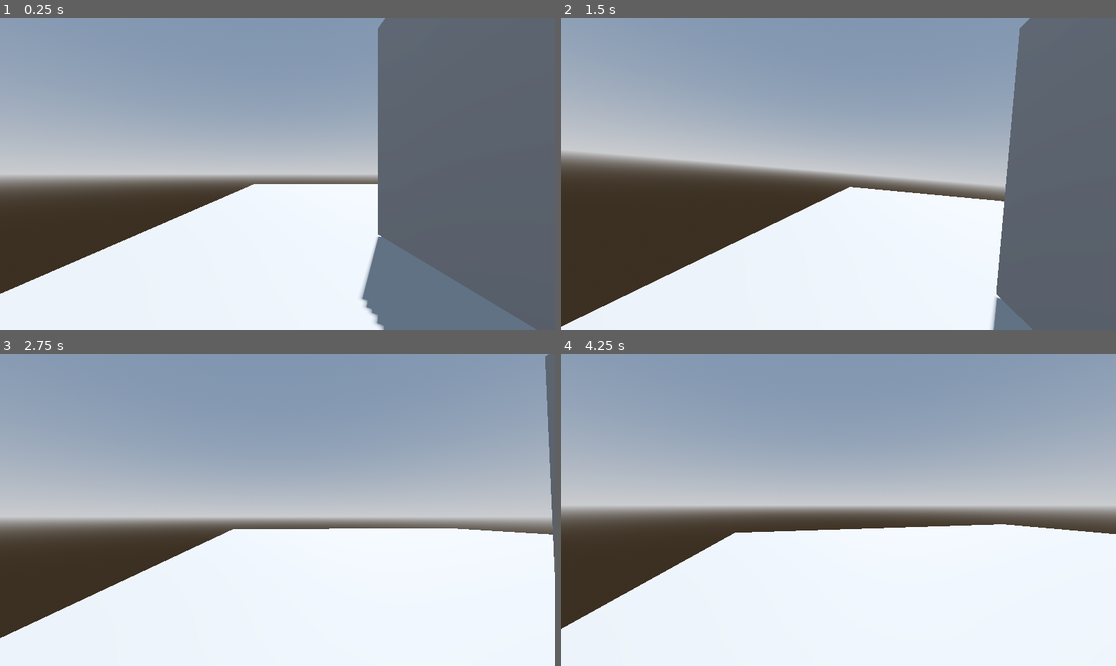
Above: before the commit, frames 1-4 (two rows, left to right).
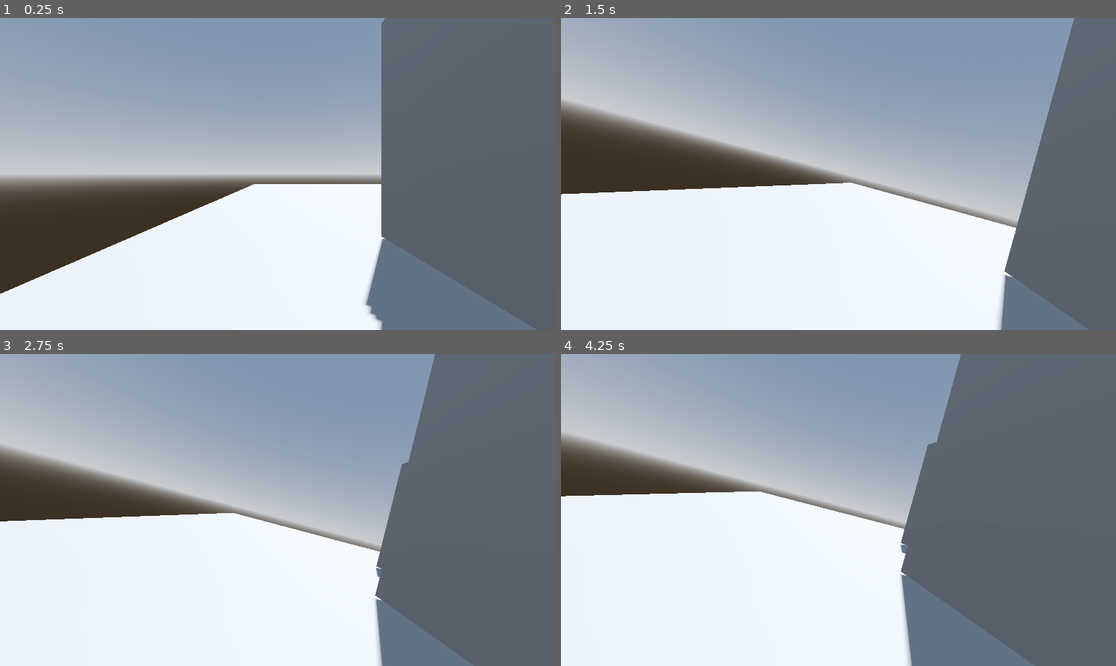
Above: after the commit, the same moments.

Repository: PrayandCray/3d-parkour-game
Game: Godot game, scene res://main.tscn
The game is run twice, just before and just after one commit, with the same random seed, the same clock (stepped at 60 frames per second) and the same inputs.
Inputs (mouse positions are in pixels of both pictures, inside the frame that each line leads up to):
- Up to frame 1 (0.25 s): no input
- Up to frame 2 (1.5 s): tap Enter at 0.5 s; move the mouse to (866, 174) at 0.52 s; hold Ctrl (Slide) 0.53-1.28 s; hold W (Forward) from 0.53 s (still down); tap Space (Jump) at 0.77, 0.8, 1.07, 1.35 s; move the mouse to (810, 174) at 1.27 s
- Up to frame 3 (2.75 s): keep holding W (Forward); tap Space (Jump) at 1.52, 1.82, 2.3 s; tap Ctrl (Slide) at 1.55 s; move the mouse to (288, 503) at 2.02 s; hold Ctrl (Slide) from 2.03 s (still down)
- Up to frame 4 (4.25 s): keep holding W (Forward); move the mouse to (832, 516) at 2.77 s; release Ctrl (Slide) at 2.78 s; tap Shift (Sprint) at 2.85 s; tap Space (Jump) at 3.02, 3.32, 3.77, 3.8, 4.07 s; tap Ctrl (Slide) at 3.05 s; move the mouse to (877, 513) at 3.52 s; hold Ctrl (Slide) from 3.53 s (still down)

The runs differ from the first frame. In frame 1, 0.7% of the frame differs, in the area x 29-70%, y 2-100%; in frame 2, 27%; in frame 3, 49%; in frame 4, 56%, in the area x 0-100%, y 0-100%.
Error after the commit: Invalid assignment of property or key 'rotation' with value of type 'Vector3' on a base object of type 'null instance'. (res://player.gd:104)

Commit message:
bugfixing! cleaned up stuff
I fixed the collision shape malfunction glitch, added the fov change back in, fixed the headbob problems, and some changes here and there.

Diff:
--- a/player.gd
+++ b/player.gd
@@ -1,5 +1,6 @@
 extends CharacterBody3D
 
+@onready var screen_output: CanvasLayer = $OnscreenOutput
 @onready var head: Node3D = $Head
 @onready var camera: Camera3D = $Head/Camera3D
 @onready var raycast: RayCast3D = $Head/RayCast3D
@@ -18,6 +19,9 @@
 const BASE_FOV = 72.0
 const FOV_CHANGE = 1.5
 
+var collision_shape_check = true
+var t_bob_check = true
+var state: PlayerState = PlayerState.MOVING
 var speed: float = WALK_SPEED
 var current_height = 1
 var target_height
@@ -31,7 +35,7 @@
 	SLIDE,
 	MOVING
 }
-var state: PlayerState = PlayerState.MOVING
+
 
 func _ready():
 	Input.set_mouse_mode(Input.MOUSE_MODE_CAPTURED)
@@ -44,7 +48,6 @@
 		head.rotation.x = clamp(head.rotation.x, deg_to_rad(-40), deg_to_rad(60))
 
 func _physics_process(delta: float) -> void:
-	print(state)
 	velocity += get_gravity() * delta
 
 	match state:
@@ -63,12 +66,8 @@
 	if Input.is_action_just_pressed("ui_down"):
 		Input.set_mouse_mode(Input.MOUSE_MODE_CAPTURED)
 
-	if Input.is_action_just_released("Slide"):
-		sliding = false
-		print("released")
-		collision_shape.rotation = Vector3.ZERO
-		mesh.rotation = Vector3.ZERO
-		state = PlayerState.MOVING
+	if Input.is_action_just_released("Slide") and is_on_floor():
+		reset_pos(delta)
 
 	move_and_slide()
 
@@ -77,7 +76,7 @@
 
 	if not is_on_floor() and not Input.is_action_just_pressed("Slide"):
 		state = PlayerState.IN_AIR
-	elif Input.is_action_just_pressed("Slide"):
+	elif Input.is_action_just_pressed("Slide") and is_on_floor():
 		state = PlayerState.SLIDE
 
 func state_in_air(delta: float) -> void:
@@ -85,6 +84,7 @@
 	handle_movement(delta)
 
 	if is_on_floor() and not Input.is_action_pressed("Slide"):
+		collision_shape_check = false
 		state = PlayerState.MOVING
 
 func state_slide(delta: float) -> void:
@@ -93,13 +93,18 @@
 	if not is_on_floor() and not Input.is_action_pressed("Slide"):
 		state = PlayerState.IN_AIR
 	elif not Input.is_action_pressed("Slide"):
-		sliding = false
-		collision_shape.rotation = Vector3.ZERO
-		mesh.rotation = Vector3.ZERO
-		state = PlayerState.MOVING
-		collision_shape.disabled = false
-		slide_collision_shape.disabled = true
-
+		reset_pos(delta)
+
+func jump(delta: float) -> void:
+	velocity.y = JUMP_VELOCITY
+	jump_stored = false
+
+func reset_pos(delta: float) -> void:
+	sliding = false
+	mesh.rotation = Vector3.ZERO
+	collision_shape.disabled = false
+	slide_collision_shape.disabled = true
+	state = PlayerState.MOVING
 
 func headbob(time) -> Vector3:
 	var pos = Vector3.ZERO
@@ -109,11 +114,23 @@
 	return pos
 
 func handle_movement(delta):
+	if collision_shape_check == false:
+		reset_pos(delta)
+		collision_shape_check = true
+
 	var input_dir := Input.get_vector("Strafe Left", "Strafe Right", "Forward", "Strafe Backwards")
 	var direction := (transform.basis * Vector3(input_dir.x, 0, input_dir.y)).normalized()
 
-	velocity.x = lerp(velocity.x, direction.x * speed, delta * 7.0)
-	velocity.z = lerp(velocity.z, direction.z * speed, delta * 7.0)
+	if is_on_floor():
+		velocity.x = lerp(velocity.x, direction.x * speed, delta * 7.0)
+		velocity.z = lerp(velocity.z, direction.z * speed, delta * 7.0)
+	else:
+		velocity.x = lerp(velocity.x, direction.x * speed, delta * 0.8)
+		velocity.z = lerp(velocity.z, direction.z * speed, delta * 0.8)
+
+	var velocity_clamped = clamp(velocity.length(), 0.5, SPRINT_SPEED * 2)
+	var target_fov = BASE_FOV + FOV_CHANGE * velocity_clamped
+	camera.fov = lerp(camera.fov, target_fov, delta * 8)
 
 	camera.rotation.z = lerp(camera.rotation.z, 0.0, delta * 6.0)
 
@@ -127,14 +144,33 @@
 		jump_stored = false
 
 	# headbob
+
 	if direction.length() > 0.01 and is_on_floor() and state != PlayerState.SLIDE:
-		t_bob += delta * velocity.length()
-		camera.transform.origin = headbob(t_bob)
+		if t_bob_check == false:
+			t_bob = 0
+			t_bob_check = true
+		else:
+			t_bob += delta * velocity.length()
+			camera.transform.origin = headbob(t_bob)
 	else:
 		camera.transform.origin = camera.transform.origin.lerp(Vector3.ZERO, delta * 5.0)
 
 	if state == PlayerState.MOVING and Input.is_action_just_pressed("Slide") and is_on_floor():
 		state = PlayerState.SLIDE
+
+	if direction.length() > 0.001:
+		var target = 0.0
+		var current_cam_y = camera.transform.origin.y
+		var current_cam_x = camera.transform.origin.x
+
+		camera.transform.origin.y = lerp(current_cam_y, target, delta * smooth_speed)
+		camera.transform.origin.x = lerp(current_cam_x, target, delta * smooth_speed)
+
+		velocity.x = lerp(velocity.x, direction.x * speed, delta * 7.0)
+		velocity.z = lerp(velocity.z, direction.z * speed, delta * 7.0)
+
+	else:
+		t_bob_check = false
 
 func handle_slide(delta):
 	collision_shape.disabled = true
@@ -144,9 +180,20 @@
 	velocity.z = lerp(velocity.z, 0.0, delta * 0.8)
 
 	sliding = true
-	camera.rotation.z = lerp(camera.rotation.z, deg_to_rad(15), delta * 6.0)
-	collision_shape.rotation.x = deg_to_rad(85)
-	mesh.rotation.x = deg_to_rad(85)
+	camera.rotation.z = lerp(camera.rotation.z, deg_to_rad(15), delta * 8.0)
+	camera.transform.origin.x = -0.4
+	camera.transform.origin.y = -0.1
+
+	# lerp slide
+	var target_rot = deg_to_rad(85)
+	var lerp_speed = 6.0
+
+	mesh.rotation.x = lerp_angle(mesh.rotation.x, target_rot, lerp_speed * delta)
+
+	if Input.is_action_just_pressed("Jump") and is_on_floor():
+		reset_pos(delta)
+		state = PlayerState.MOVING
+		jump(delta)
 
 func start_wallrun(normal: Vector3) -> void:
 	var wall_forward = velocity - normal * velocity.dot(normal)
--- a/player.tscn
+++ b/player.tscn
@@ -1,17 +1,20 @@
-[gd_scene load_steps=5 format=3 uid="uid://mxixbnrdjvtt"]
+[gd_scene load_steps=6 format=3 uid="uid://mxixbnrdjvtt"]
 
 [ext_resource type="Script" uid="uid://b71ta0vvrq8o4" path="res://player.gd" id="1_4flbx"]
+[ext_resource type="PackedScene" uid="uid://bjetmrco2b8bw" path="res://addons/onscreen_output/output.tscn" id="2_onrkg"]
 
 [sub_resource type="CapsuleMesh" id="CapsuleMesh_onrkg"]
 
 [sub_resource type="ConvexPolygonShape3D" id="ConvexPolygonShape3D_i3pqv"]
 points = PackedVector3Array(-0.125207, -0.532801, -0.480507, 0.0227831, 0.47607, 0.498884, 0.169713, 0.559144, 0.464172 …(924 unchanged characters)…
 
-[sub_resource type="BoxShape3D" id="BoxShape3D_4flbx"]
-size = Vector3(1, 0.789978, 1.95129)
+[sub_resource type="BoxShape3D" id="BoxShape3D_onrkg"]
+size = Vector3(1, 2, 1)
 
 [node name="Player" type="CharacterBody3D"]
 script = ExtResource("1_4flbx")
+
+[node name="OnscreenOutput" parent="." instance=ExtResource("2_onrkg")]
 
 [node name="MeshInstance3D" type="MeshInstance3D" parent="."]
 mesh = SubResource("CapsuleMesh_onrkg")
@@ -20,9 +23,8 @@
 shape = SubResource("ConvexPolygonShape3D_i3pqv")
 
 [node name="Slide Collision Shape" type="CollisionShape3D" parent="."]
-transform = Transform3D(1, 0, 0, 0, 1, 0, 0, 0, 1, 0, -0.105011, 0.0244751)
-visible = false
-shape = SubResource("BoxShape3D_4flbx")
+transform = Transform3D(1, 0, 0, 0, 0.0697565, -0.997564, 0, 0.997564, 0.0697565, 0, 0, 0)
+shape = SubResource("BoxShape3D_onrkg")
 
 [node name="Wall Raycasts" type="Node3D" parent="."]
 
